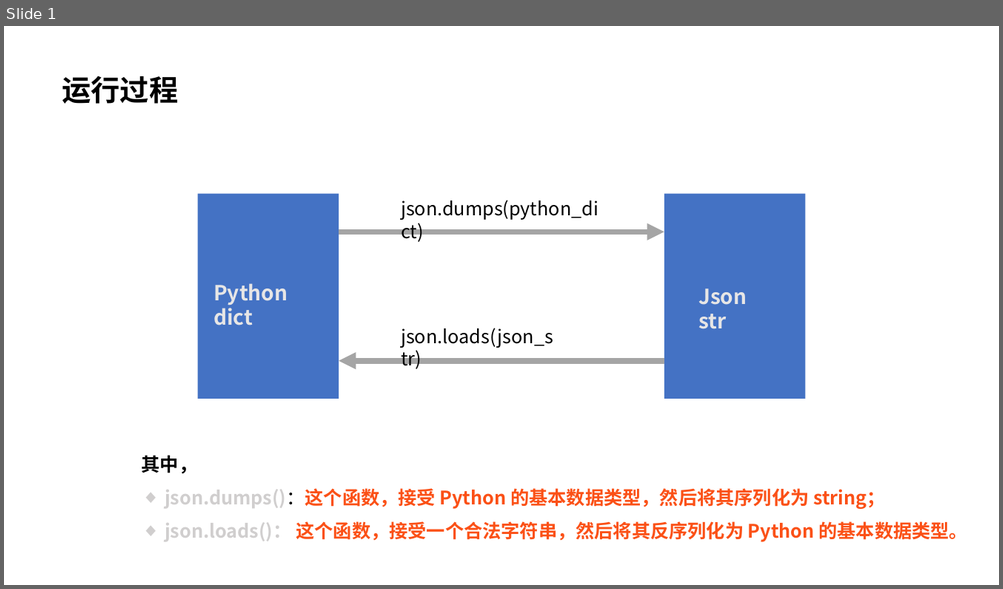
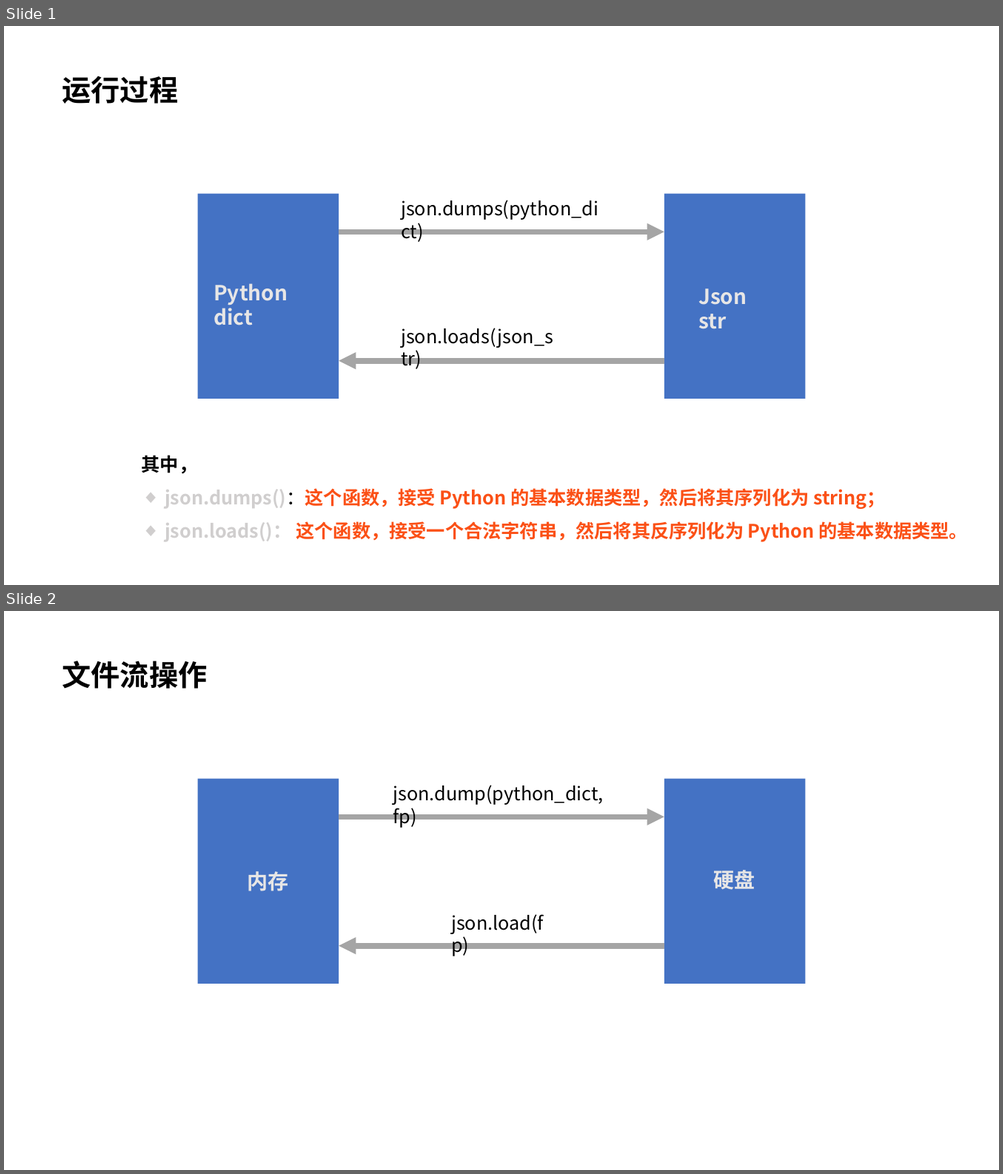
Before and after one commit to AndersonHJB/PyCharm_Coder, a slide deck: 脑图/素材/演示文稿2.pptx. Shown one above the other, each under a label of ours: slide 1 before the commit, slides 1 and 2 after it. The pictures are 1003x589 and 1003x1174 pixels, drawn with LibreOffice and Linux fonts; fonts in the diff are those of the drawing. Boxes give left, top, right and bottom in pixels: in the first picture for what was removed or moved away, otherwise in the second. Text is boxed around its words. In the diff, an @@ line names an element or a change of style, - is before the commit and + after.

```diff
--- a/脑图/素材/演示文稿2.pptx
+++ b/脑图/素材/演示文稿2.pptx
@@ slide 2 added at <box>4,611,999,1170</box>, background #FFFFFF @@
@@ text added at <box>62,661,208,689</box>, 28 pt, text #000000, bold @@
+文件流操作
@@ rectangle added at <box>197,779,338,984</box>, fill #4472C4 @@
@@ text added at <box>393,785,603,828</box>, 18 pt, text #000000 @@
+json.dump(python_dict, fp)
@@ rectangle added at <box>664,779,805,984</box>, fill #4472C4 @@
@@ arrow added from (339, 817) to (664, 817), #A5A5A5 5.5 pt @@
@@ text added at <box>247,871,288,891</box>, 20 pt, text #E7E6E6, bold @@
+内存
@@ text added at <box>714,870,755,890</box>, 20 pt, text #E7E6E6, bold @@
+硬盘
@@ text added at <box>451,914,543,934</box>, 18 pt, text #000000 @@
+json.load(fp)
@@ arrow added from (664, 946) to (339, 946), #A5A5A5 5.5 pt @@
```
Also in this commit, not shown: 4 other files.
